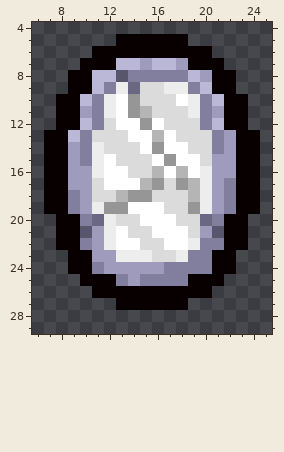
Edited in one commit: pixel-art sprite (resources/gfx/CompleteImage.png). This is how it looked before the edit.
The file is 32x32 pixels. Shown: x 6..25, y 4..29.
After:
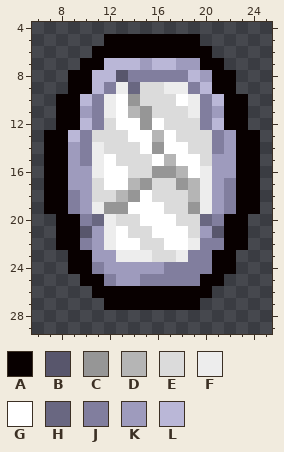
Palette (. is transparent): A #080000  B #58566c  C #969696  D #b5b5b5  E #dbdbdb  F #ededed  G #ffffff  H #696781  J #817e9e  K #9e9bbd  L #bab7d7
Changes in this commit:
{"y":5,"x":12,"old":".","new":"A"}
{"y":5,"x":19,"old":".","new":"A"}
{"y":7,"x":12,"old":"A","new":"L"}
{"y":7,"x":19,"old":"A","new":"K"}
{"y":11,"x":14,"old":"CD","new":"DC"}
{"y":15,"x":17,"old":"C","new":"D"}
{"y":16,"x":16,"old":"DG","new":"CC"}
{"y":17,"x":14,"old":"GDC","new":"DCE"}
{"y":18,"x":15,"old":"C","new":"G"}
{"y":25,"x":12,"old":"AJ","new":"JK"}
{"y":25,"x":19,"old":"A","new":"J"}
{"y":27,"x":12,"old":".","new":"A"}
{"y":27,"x":19,"old":".","new":"A"}
